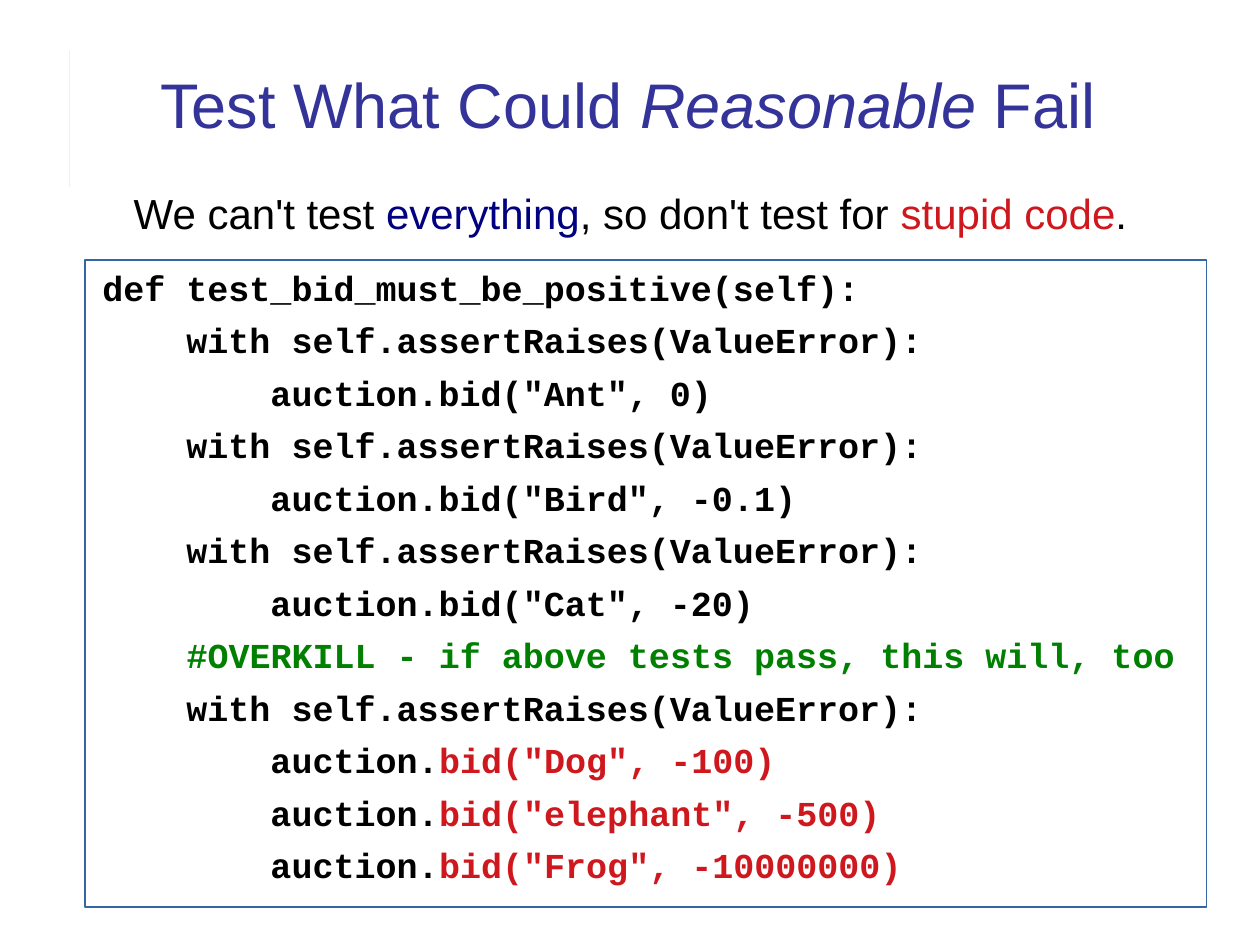
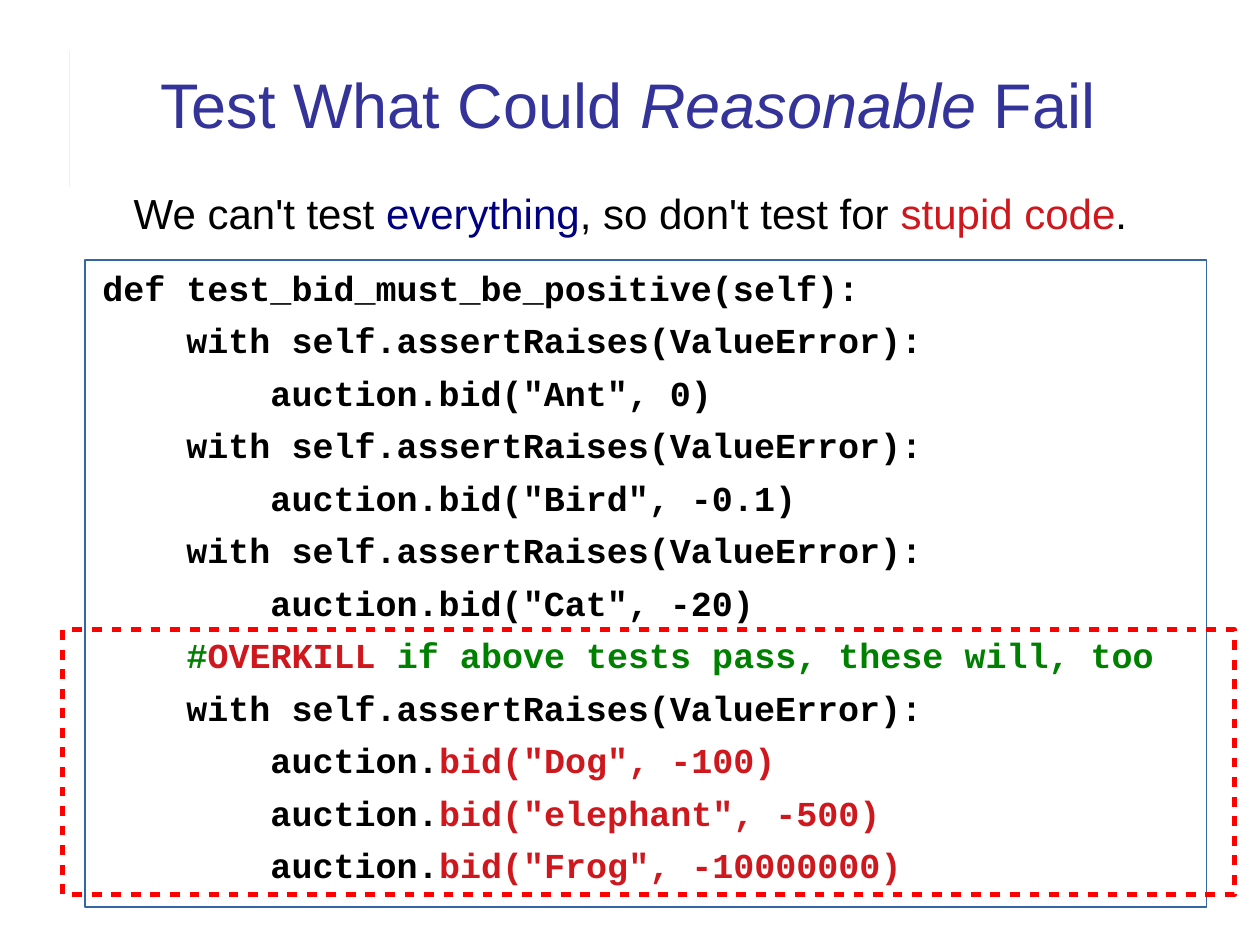
Before and after one commit to cpske/ISP, a slide deck: slide 15 of assignment/feedback/LabExam1-feedback.odp (slide 14 before the commit). Drawn at 1260x945 pixels with LibreOffice and Linux fonts; fonts in the diff are those of the drawing. Boxes give left, top, right and bottom in pixels: in the first picture for what was removed or moved away, otherwise in the second. Text is boxed around its words. In the diff, an @@ line names an element or a change of style, - is before the commit and + after.

```diff
--- a/assignment/feedback/LabExam1-feedback.odp
+++ b/assignment/feedback/LabExam1-feedback.odp
@@ rectangle added at (63,630,1235,895), outline #FF0000 2.83 pt @@
@@ text in rectangle at (187,644,1154,676): text changed @@
-#OVERKILL - if above tests pass, this will, too
+#OVERKILL if above tests pass, these will, too
```
Also in this commit, not shown: 8 other slides changed, 15 slides added, 2 other files.
